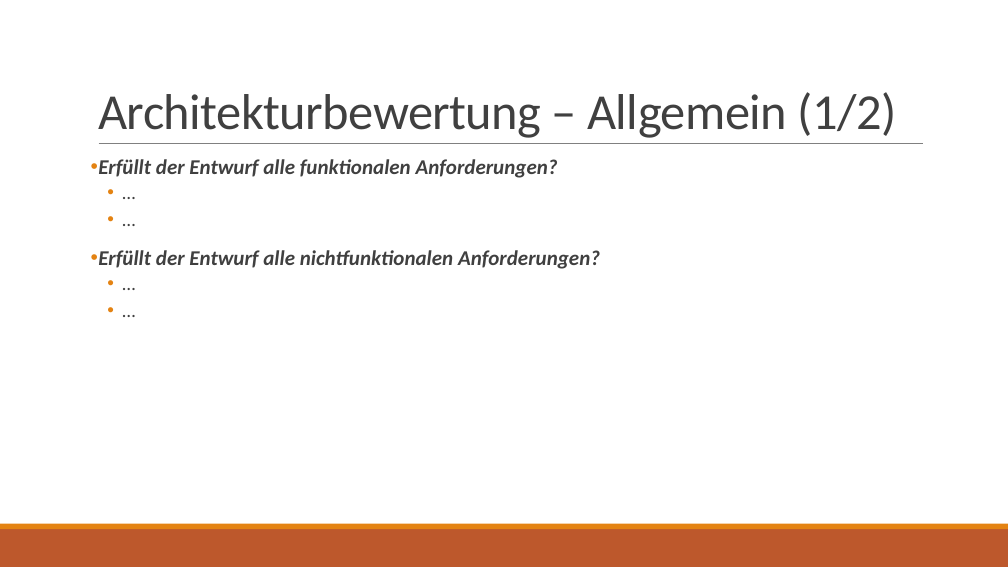
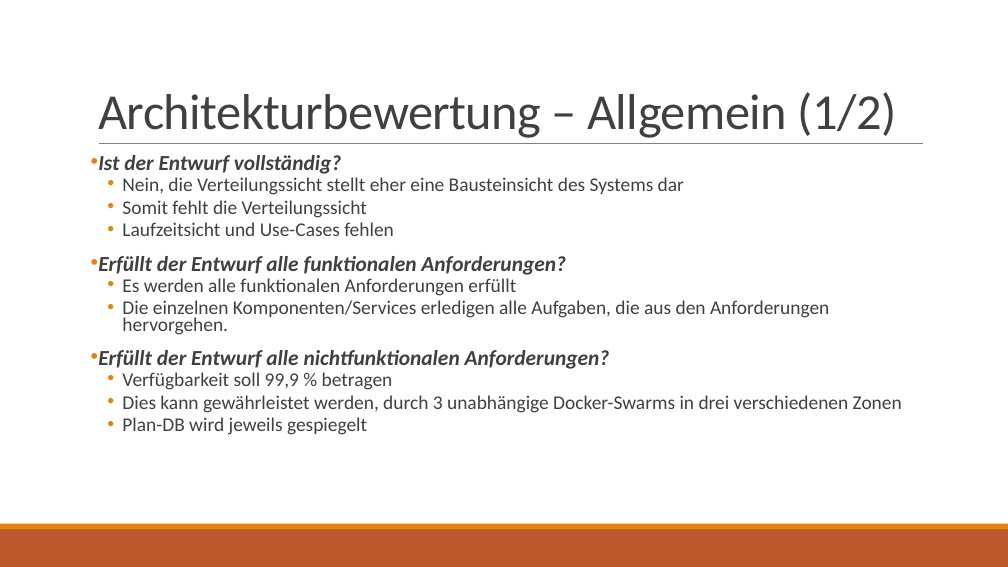
Before and after one commit to jnk111/AI_Praktikum, a slide deck: slide 9 of Aufgaben/P4/Loesung/Wochenplansoftware - Architekturbewertung.pptx. Drawn at 1008x567 pixels with LibreOffice and Linux fonts; fonts in the diff are those of the drawing. Boxes give left, top, right and bottom in pixels: in the first picture for what was removed or moved away, otherwise in the second. Text is boxed around its words. In the diff, an @@ line names an element or a change of style, - is before the commit and + after.

```diff
--- a/Aufgaben/P4/Loesung/Wochenplansoftware - Architekturbewertung.pptx
+++ b/Aufgaben/P4/Loesung/Wochenplansoftware - Architekturbewertung.pptx
@@ text at [98,155,684,236]: paragraphs added @@
+• Ist der Entwurf vollständig?
+  • Nein, die Verteilungssicht stellt eher eine Bausteinsicht des Systems dar
+  • Somit fehlt die Verteilungssicht
+  • Laufzeitsicht und Use-Cases fehlen
@@ text at [98,256,610,369]: size 20 to 20.4 pt in "Erfüllt der Entwurf alle funktionalen Anforderungen?", "Erfüllt der Entwurf alle nichtfunktionalen Anforderungen?"; line spacing 0.9 to 0.7 @@
@@ text at [122,278,829,335]: text changed; size 18 to 18.5 pt @@
-  • …
-  • …
+  • Es werden alle funktionalen Anforderungen erfüllt
+  • Die einzelnen Komponenten/Services erledigen alle Aufgaben, die aus den Anforderungen hervorgehen.
@@ text at [122,372,902,435]: text changed; size 18 to 18.5 pt @@
-  • …
-  • …
+  • Verfügbarkeit soll 99,9 % betragen
+  • Dies kann gewährleistet werden, durch 3 unabhängige Docker-Swarms in drei verschiedenen Zonen
+  • Plan-DB wird jeweils gespiegelt
```
Also in this commit, not shown: 8 other slides changed, 2 slides added, 1 other file.
